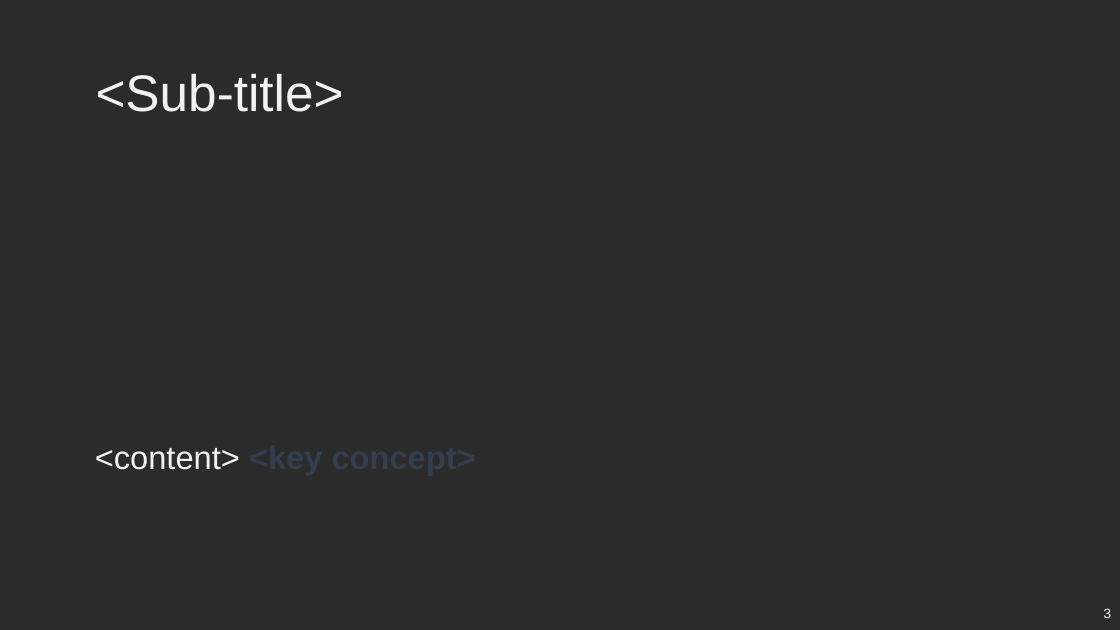
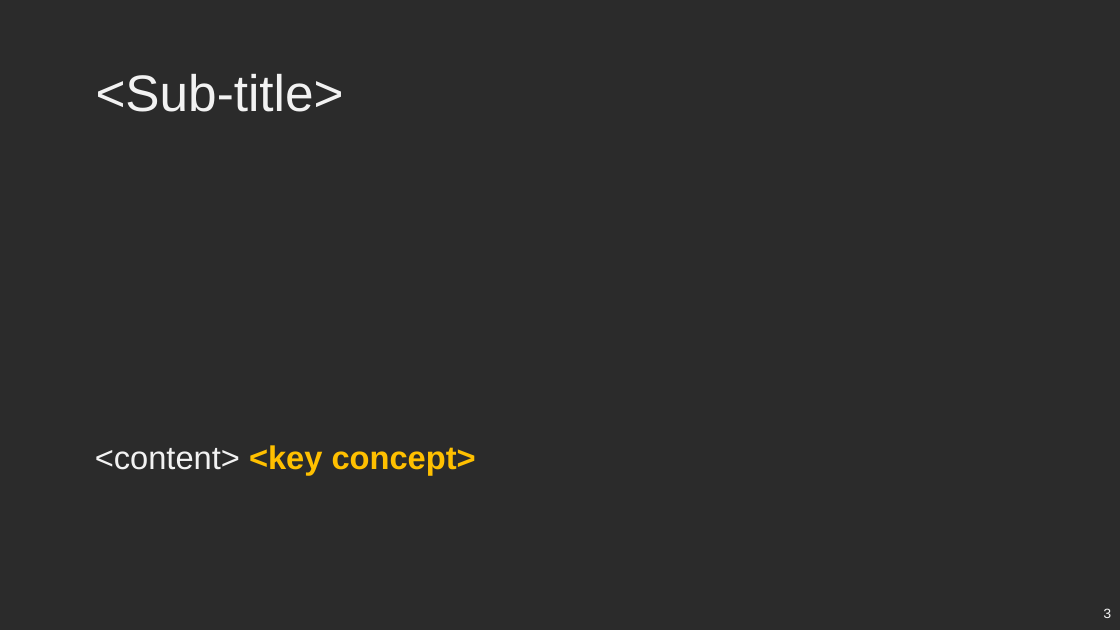
Before and after one commit to KiraSensei13/MNT_ITESM_courses, a slide deck: slide 3 of 0.Miscellaneous/PPT_resources/pptTemplate.pptx. Drawn at 1120x630 pixels with LibreOffice and Linux fonts; fonts in the diff are those of the drawing; background and template pictures are left out; a plain dark background stands for a picture behind light text. Boxes give left, top, right and bottom in pixels: in the first picture for what was removed or moved away, otherwise in the second. Text is boxed around its words. In the diff, an @@ line names an element or a change of style, - is before the commit and + after.

Commit message:
characterisation class material and seminar pptx

```diff
--- a/0.Miscellaneous/PPT_resources/pptTemplate.pptx
+++ b/0.Miscellaneous/PPT_resources/pptTemplate.pptx
@@ text "<content> <key concept>" at box(95, 445, 476, 474): text colour #333F50 to #FFC000 in "<key concept>" @@
```
Also in this commit, not shown: 41 other files.
